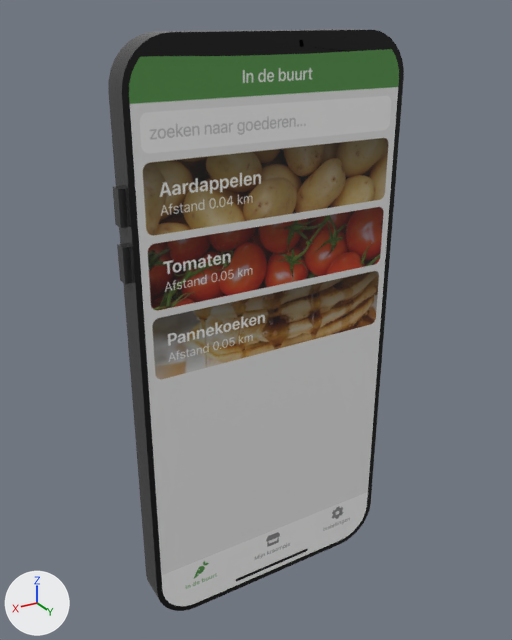
Before and after pictures for a commit that changed the glTF model public/phone.gltf.
Camera for both pictures: a 50 mm camera at (0.174, 0.279, 0.153) aimed at (0.003, -0.007, 0.01). Arrows for +X, +Y and +Z are at lower left; the lights stay in place.

Names of what the first picture shows: 'Bezel', 'Buttons', 'Rim', 'Screen'.
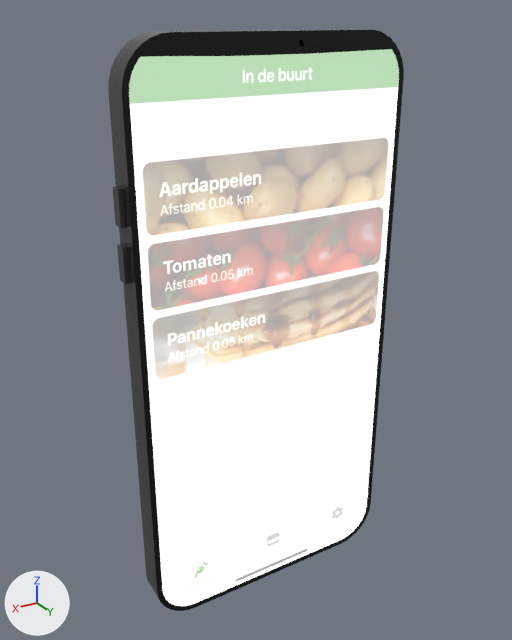
Commit message: Fixed reflection on phone

Edits to the bpy script that builds the scene:
```text
Change mat_screen:
    where n0 = _N.new('ShaderNodeBsdfPrincipled'); n0.name = 'Principled BSDF'
    add n0.inputs[0].default_value = (1.0, 1.0, 1.0, 1.0)  # 'Base Color', white #ffffff
    n0.inputs[2].default_value: 0.0 -> 1.0  # 'Roughness'
    add n0.inputs[28].default_value = 1.0  # 'Emission Strength'
    where n2 = _N.new('ShaderNodeTexImage'); n2.name = 'Image Texture'
    remove _L.new(n2.outputs[0], n0.inputs[0])  # 'Color' to 'Base Color'
    add _L.new(n2.outputs[0], n0.inputs[27])  # 'Color' to 'Emission Color'
```

Pixel boxes (x1, y1, x2, y2) of what changed, in the pictures (512 x 640 px):
'Screen', recoloured
    both: (129, 49, 399, 606)
